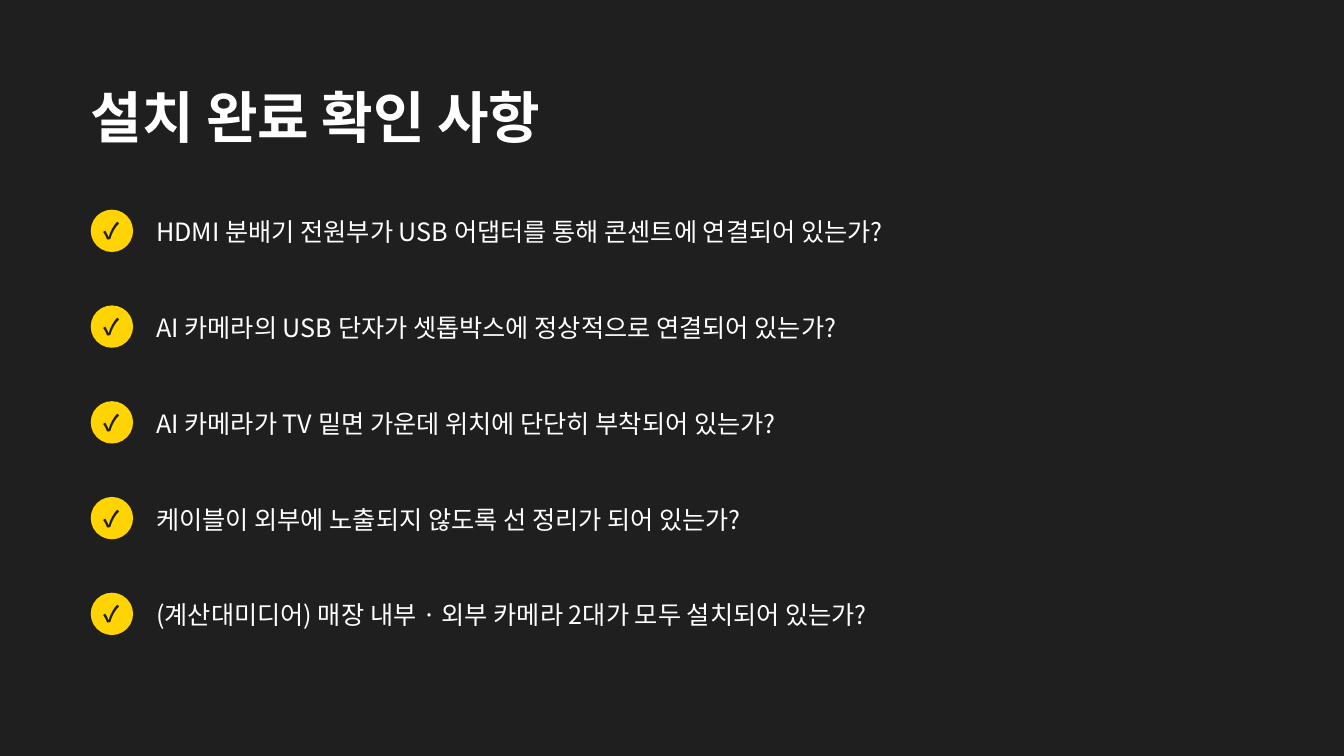
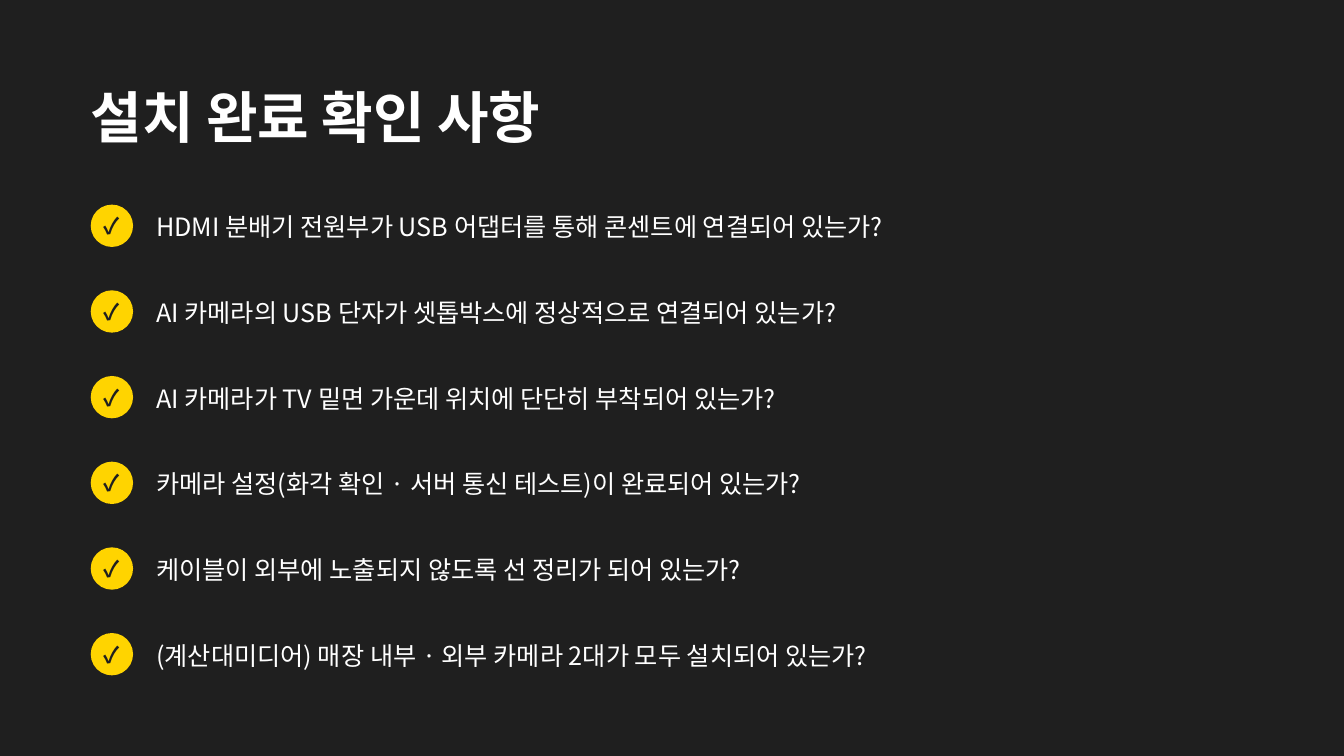
Before and after one commit to alsdn2947/ars, a slide deck: slide 19 of 이마트_AI카메라_설치매뉴얼.pptx (slide 17 before the commit). Drawn at 1344x756 pixels with LibreOffice and Linux fonts; fonts in the diff are those of the drawing. Boxes give left, top, right and bottom in pixels: in the first picture for what was removed or moved away, otherwise in the second. Text is boxed around its words. In the diff, an @@ line names an element or a change of style, - is before the commit and + after.

```diff
--- a/이마트_AI카메라_설치매뉴얼.pptx
+++ b/이마트_AI카메라_설치매뉴얼.pptx
@@ 2 texts, 1 ellipse: place and size @@
-2 texts, 1 ellipse at (91, 210, 882, 252)
+2 texts, 1 ellipse at (91, 205, 882, 247)
@@ 2 texts, 1 ellipse: place and size @@
-2 texts, 1 ellipse at (91, 306, 836, 348)
+2 texts, 1 ellipse at (91, 290, 836, 333)
@@ 2 texts, 1 ellipse: place and size @@
-2 texts, 1 ellipse at (91, 401, 776, 444)
+2 texts, 1 ellipse at (91, 376, 776, 418)
@@ ellipse: place and size @@
-ellipse at (91, 497, 133, 539)
+ellipse at (91, 462, 133, 504)
@@ text "✓": place and size @@
-text "✓" at (91, 497, 133, 539)
+text "✓" at (91, 462, 133, 504)
@@ text added at (156, 472, 800, 498), 18 pt, text #FFFFFF @@
+카메라 설정(화각 확인 · 서버 통신 테스트)이 완료되어 있는가?
@@ text "케이블이 외부에 노출되지 않도록 선 ...": place and size @@
-text "케이블이 외부에 노출되지 않도록 선 ..." at (156, 508, 740, 531)
+text "케이블이 외부에 노출되지 않도록 선 ..." at (156, 558, 740, 581)
@@ ellipse: place and size @@
-ellipse at (91, 593, 133, 635)
+ellipse at (91, 547, 133, 590)
@@ text "✓": place and size @@
-text "✓" at (91, 593, 133, 635)
+text "✓" at (91, 547, 133, 590)
@@ text "(계산대미디어) 매장 내부 · 외부 ...": place and size @@
-text "(계산대미디어) 매장 내부 · 외부 ..." at (156, 603, 866, 629)
+text "(계산대미디어) 매장 내부 · 외부 ..." at (156, 644, 866, 670)
@@ ellipse added at (91, 633, 133, 676), fill #FFD400 @@
@@ text added at (91, 633, 133, 676), 16 pt, text #1F1F1F, bold @@
+✓
```
Also in this commit, not shown: 14 other slides changed, 2 slides added.
